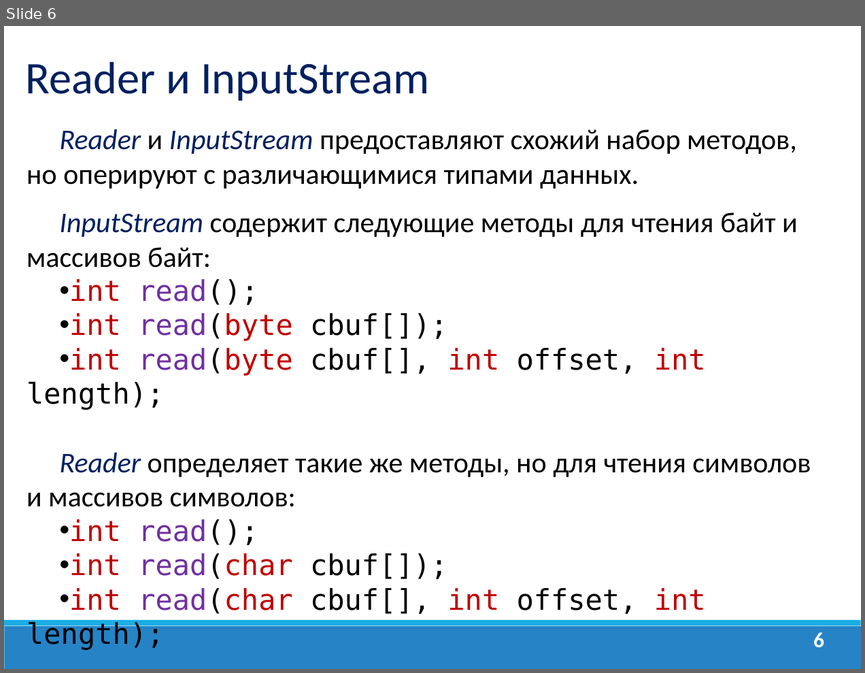
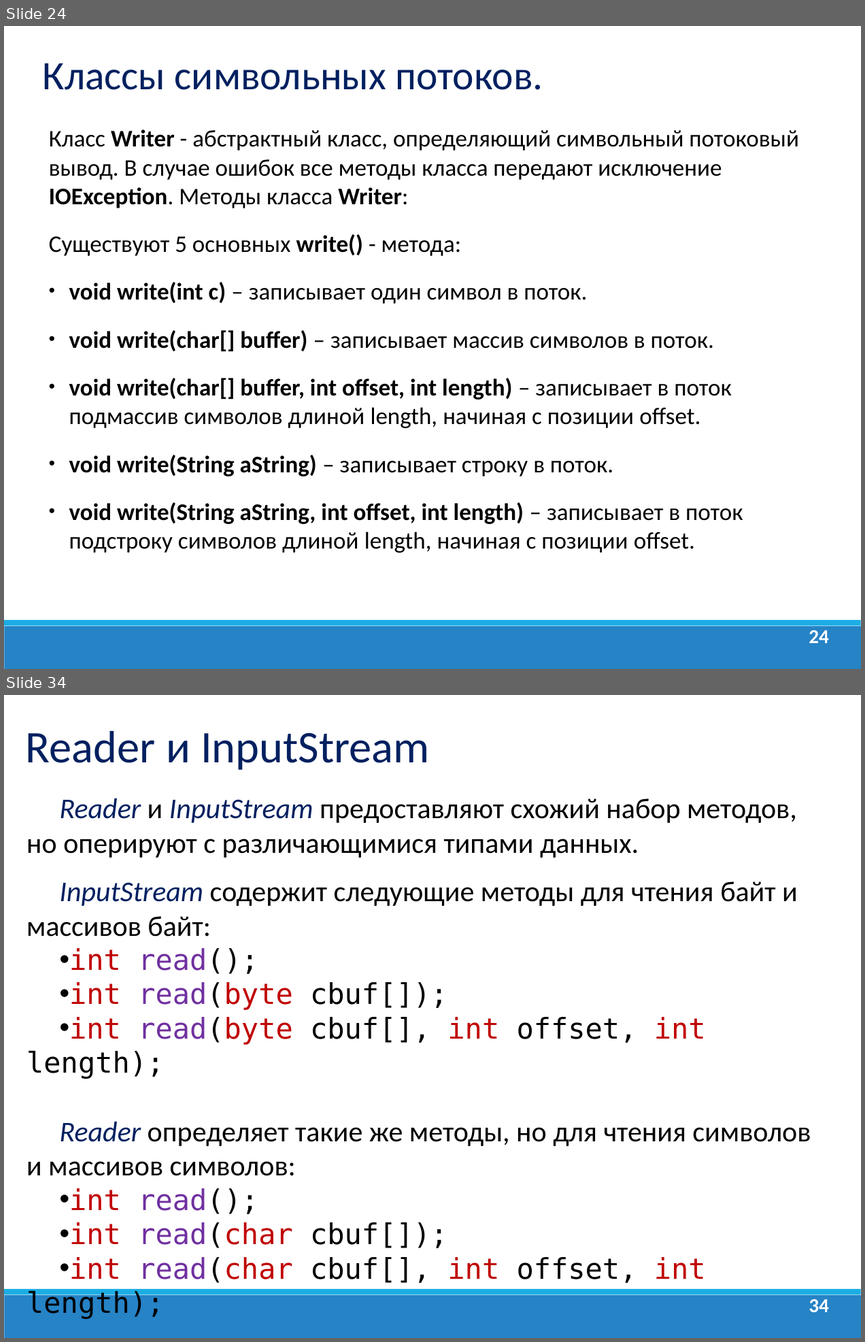
Before and after one commit to dmitry-academy/academy_5220, a slide deck: academy5220/resources/presentations_old/Java_Lection_11.Потоки ввода вывода.ppt. Shown one above the other, each under a label of ours: slide 6 before the commit, slides 24 and 34 after it; the slides between them are not shown. The pictures are 865x673 and 865x1342 pixels, drawn with LibreOffice and Linux fonts; fonts in the diff are those of the drawing; background and template pictures are left out. Boxes give left, top, right and bottom in pixels: in the first picture for what was removed or moved away, otherwise in the second. Text is boxed around its words. In the diff, an @@ line names an element or a change of style, - is before the commit and + after.

```diff
--- a/academy5220/resources/presentations_old/Java_Lection_11.Потоки ввода вывода.ppt
+++ b/academy5220/resources/presentations_old/Java_Lection_11.Потоки ввода вывода.ppt
@@ slide 24 added at box(4, 26, 861, 669), background #FFFFFF; not listed: 2 template elements that a slide beside it also shows @@
@@ text added at box(43, 63, 543, 90), 34 pt, text #002060 @@
+Классы символьных потоков. Writer
@@ text added at box(49, 129, 798, 552), 20 pt, text #000000 @@
+Класс Writer - абстрактный класс, определяющий символьный потоковый вывод. В случае ошибок все методы класса передают исключение IOException. Методы класса Writer:
+Существуют 5 основных write() - метода:
+• void write(int c) – записывает один символ в поток.
+• void write(char[] buffer) – записывает массив символов в поток.
+• void write(char[] buffer, int offset, int length) – записывает в поток подмассив символов длиной length, начиная с позиции offset.
+• void write(String aString) – записывает строку в поток.
+• void write(String aString, int offset, int length) – записывает в поток подстроку символов длиной length, начиная с позиции offset.
@@ page number added at box(808, 630, 828, 643), 16.6 pt, text #FFFFFF, bold @@
+24
@@ what was slide 6 is now slide 34 @@
@@ page number at box(808, 1299, 828, 1312): text changed; size 18 to 16.6 pt @@
-6
+34
```
Also in this commit, not shown: 9 slides changed, 29 other slides added, 2 slides removed, 18 other files.
